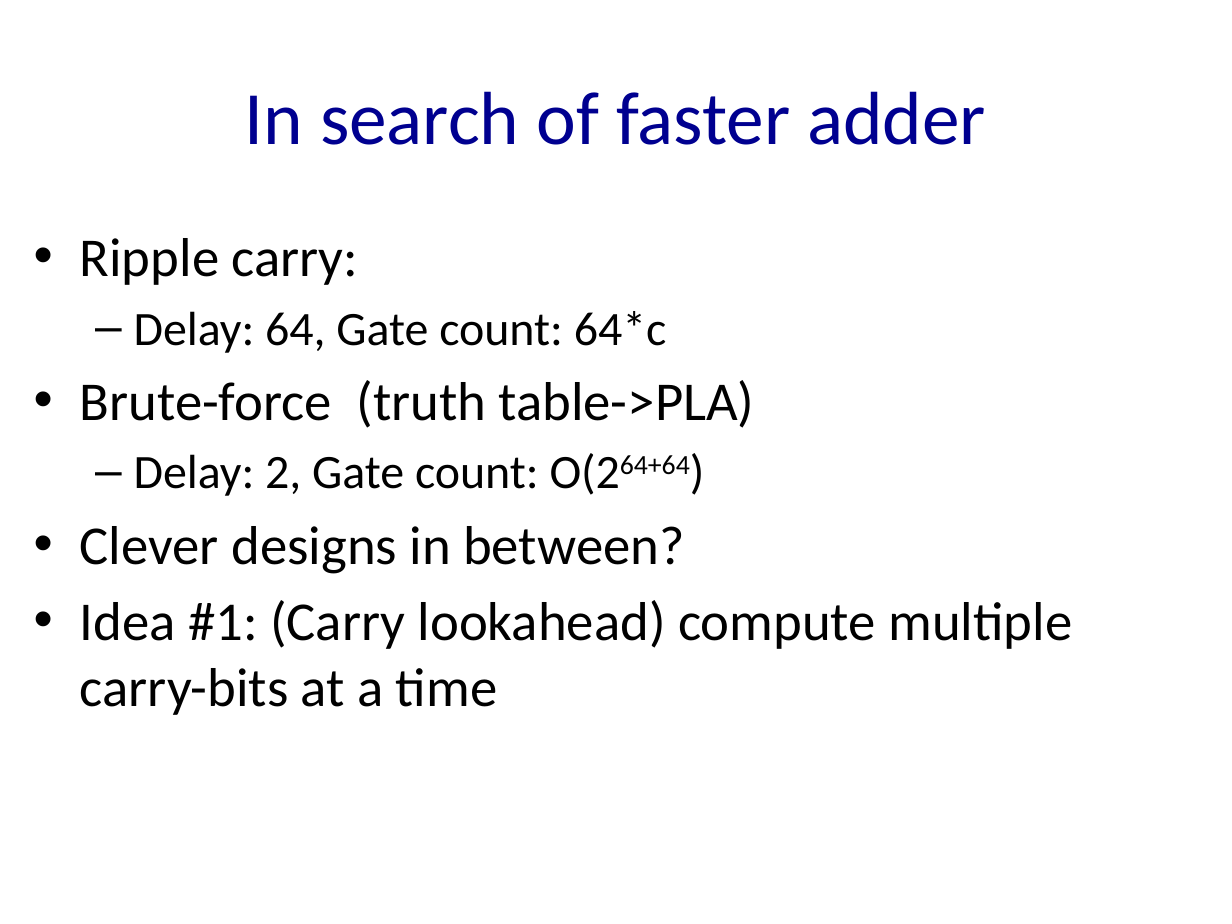
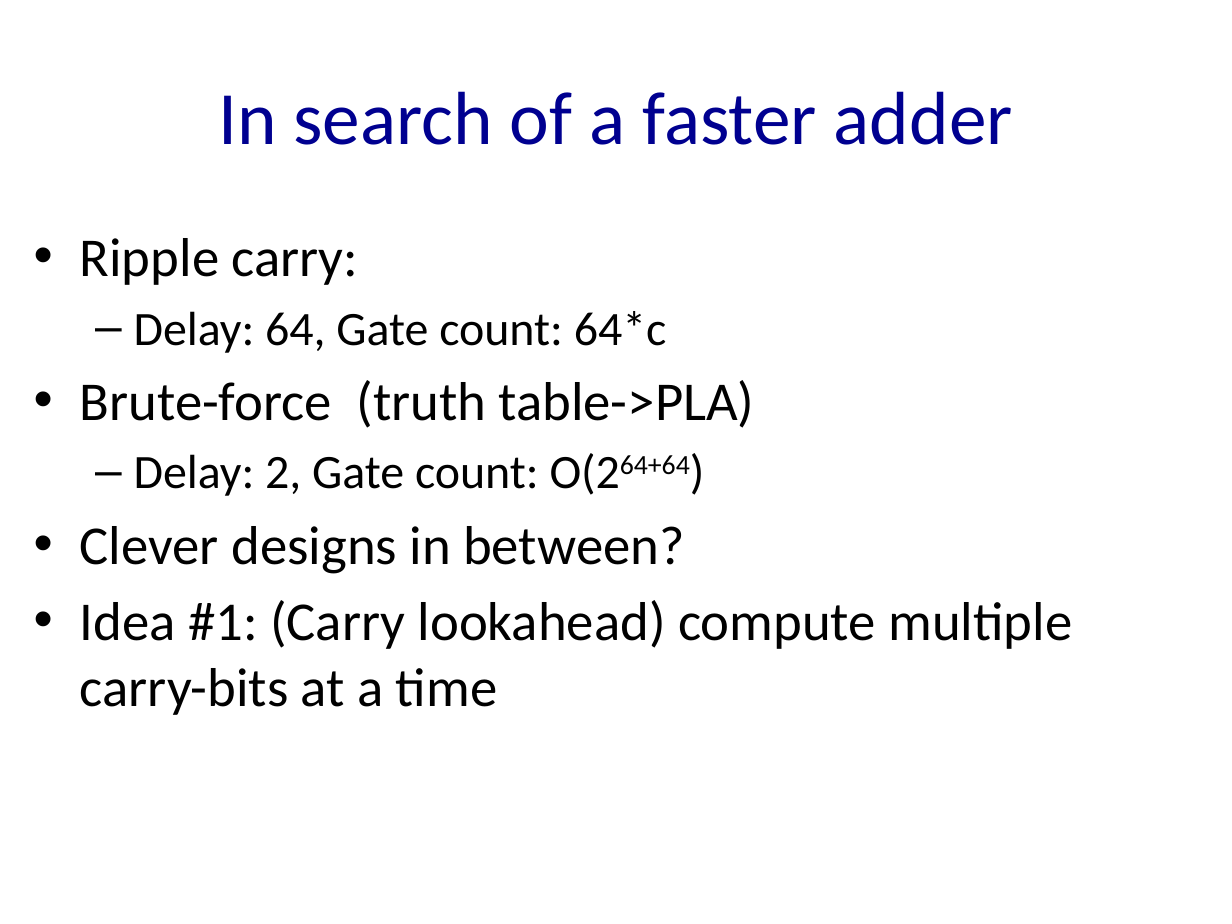
Before and after one commit to NYU-CSO/nyu-cso.github.io, a slide deck: slide 27 of notes/arch-alu.pptx (slide 22 before the commit). Drawn at 1232x924 pixels with LibreOffice and Linux fonts; fonts in the diff are those of the drawing. Boxes give left, top, right and bottom in pixels: in the first picture for what was removed or moved away, otherwise in the second. Text is boxed around its words. In the diff, an @@ line names an element or a change of style, - is before the commit and + after.

```diff
--- a/notes/arch-alu.pptx
+++ b/notes/arch-alu.pptx
@@ title at box(218, 91, 1013, 145): text changed @@
-In search of faster adder
+In search of a faster adder
```
Also in this commit, not shown: 8 other slides changed, 5 slides added, 2 other files.
